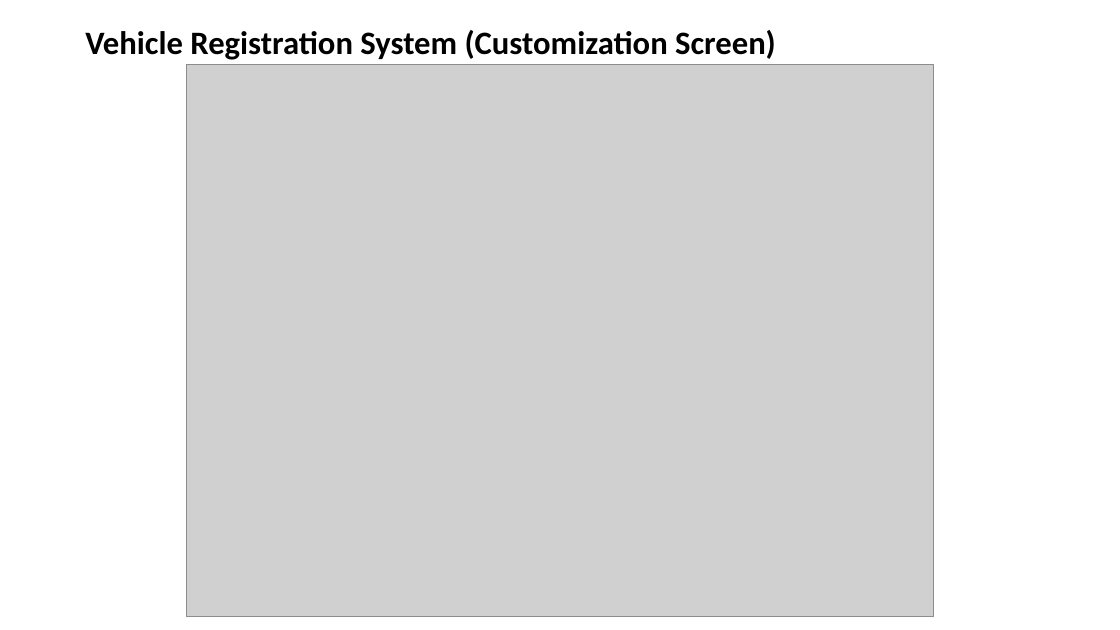
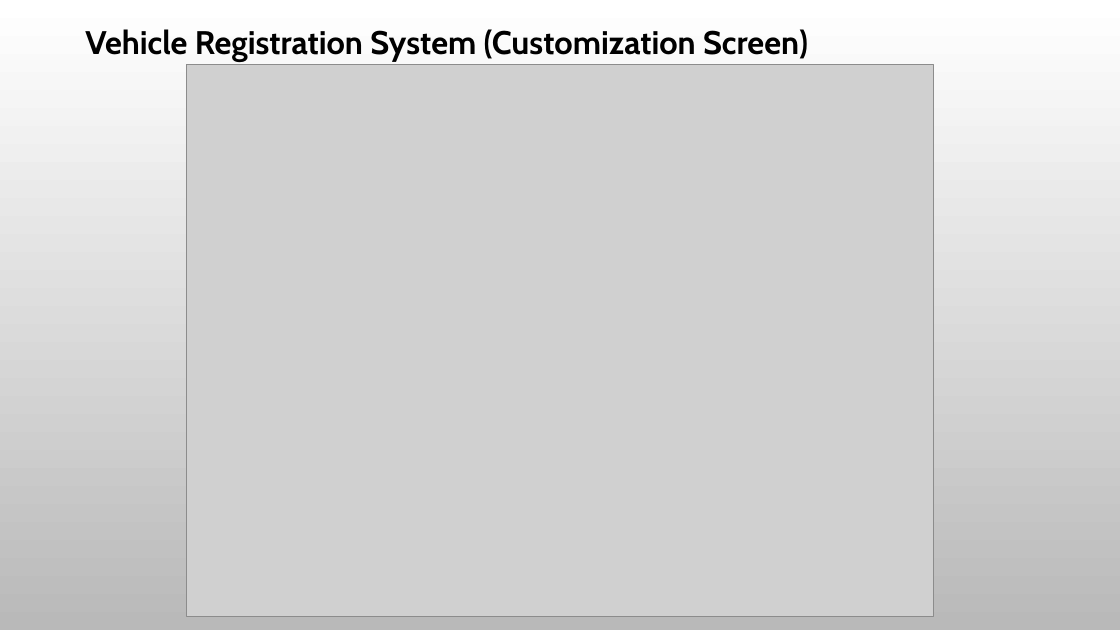
Before and after one commit to aborjasg/background, a slide deck: slide 5 of SSS-VehicleRegistrationSystem.pptx (slide 4 before the commit). Drawn at 1120x630 pixels with LibreOffice and Linux fonts; fonts in the diff are those of the drawing; grey boxes stand for pictures; background and template pictures are left out. Boxes give left, top, right and bottom in pixels: in the first picture for what was removed or moved away, otherwise in the second. Text is boxed around its words. In the diff, an @@ line names an element or a change of style, - is before the commit and + after.

```diff
--- a/SSS-VehicleRegistrationSystem.pptx
+++ b/SSS-VehicleRegistrationSystem.pptx
@@ background #FFFFFF to picture (left out) @@
@@ text "Vehicle Registration System (Customization Screen)" at bbox=[85, 29, 808, 62]: font Calibri to Cabin @@
```
Also in this commit, not shown: 5 other slides changed, 1 slide added, 1 other file.
